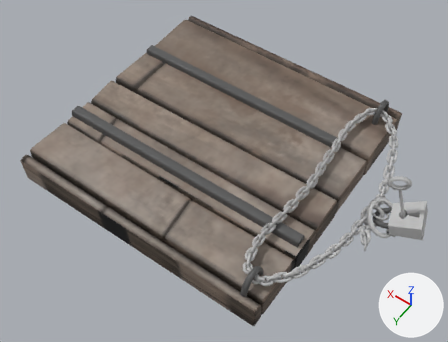
What one commit did to the FBX model Assets/_Art/house/cellarDoor/cellarDoor_char.fbx.
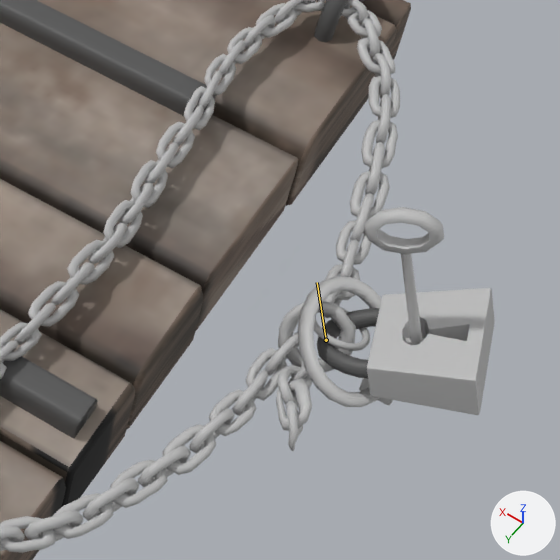
Each version is shown whole from a 50 mm lens placed at (-2.0, 2.23, 2.73), pointed at (-0.76, 0.5, 0.01), then close up on the part from 61% to 100% of the width and 33% to 83% of the height. Lighting does not change. The marker at lower right points along +X, +Y and +Z. The older version's two pictures come first. Both versions are drawn at frame 6 of the action 'Take 001'; the numbers are the values there. The bones that change are drawn over the model as lines in the close-ups.

Names of what the first close-up shows: 'GEO_cellarDoor', 'GEO_floorRing', 'GEO_key', 'GEO_l_chain', 'GEO_lock', 'GEO_m_chain', 'GEO_r_chain' and 1 more.
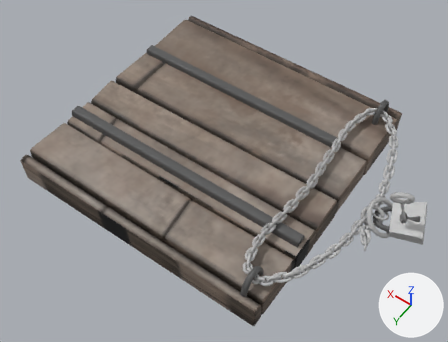
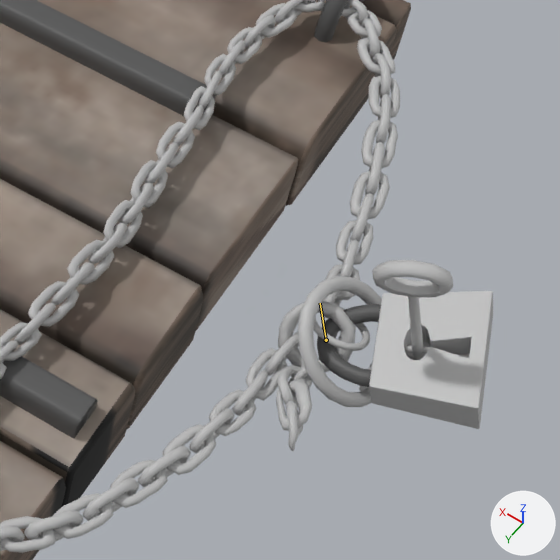
Pixel boxes [x1, y1, x2, y2] of what changed, in the close-ups (560 x 560 px):
'GEO_lock', posed (9% taller)
    before: [317, 288, 495, 415]
    after: [317, 291, 493, 429]
'GEO_key', posed (27% shorter)
    before: [364, 207, 444, 345]
    after: [372, 260, 453, 361]
bone 'lock_jnt', root to tip
    before: (326, 340) to (317, 282)
    after: (326, 340) to (320, 303)

The change in detail:
Bone 'lock_jnt' (bone_lock_jnt) turns from (2, 17, -20) to (-15, 18, -14) degrees about its own x, y and z.
